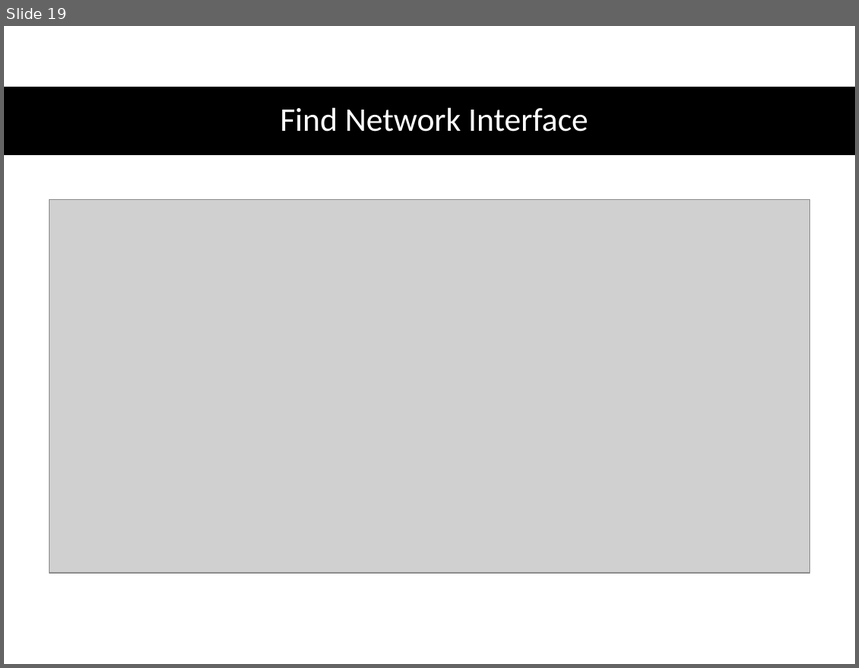
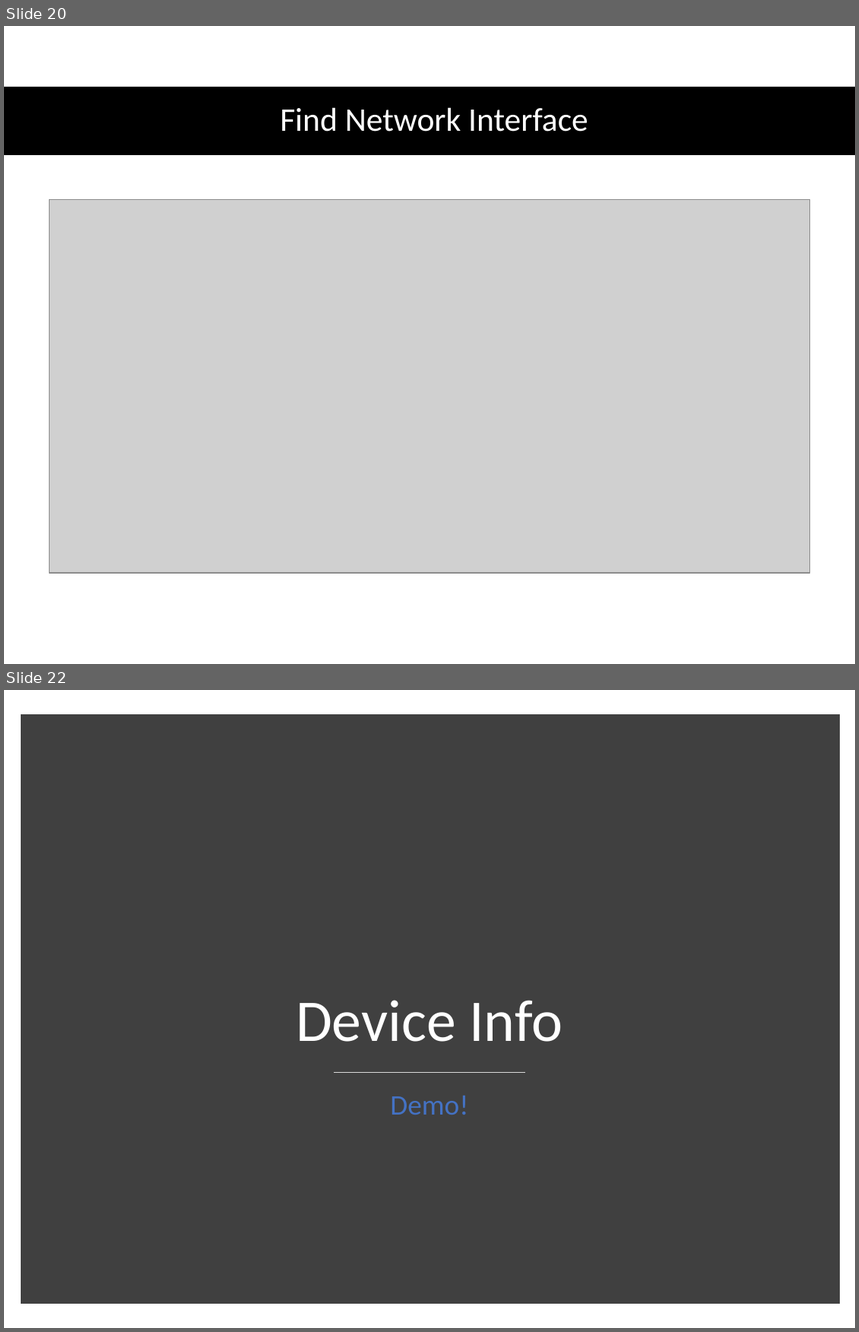
Before and after one commit to shirasael/20588, a slide deck: raw socket & libpcap & icmp.pptx. Shown one above the other, each under a label of ours: slide 19 before the commit, slides 20 and 22 after it; the slides between them are not shown. The pictures are 859x668 and 859x1332 pixels, drawn with LibreOffice and Linux fonts; fonts in the diff are those of the drawing; grey boxes stand for pictures. Boxes give left, top, right and bottom in pixels: in the first picture for what was removed or moved away, otherwise in the second. Text is boxed around its words. In the diff, an @@ line names an element or a change of style, - is before the commit and + after.

```diff
--- a/raw socket & libpcap & icmp.pptx
+++ b/raw socket & libpcap & icmp.pptx
@@ slide 22 added at <box>4,690,855,1328</box>, background #FFFFFF @@
@@ rectangle added at <box>26,720,834,1299</box>, fill #404040, outline #404040 10 pt @@
@@ title added at <box>296,1000,563,1042</box>, 50 pt, text #FFFFFF @@
+Device Info
@@ line added from (335, 1072) to (525, 1072), #D9D9D9 1 pt @@
@@ text added at <box>390,1096,468,1115</box>, 24 pt, text #4472C4 @@
+Demo!
@@ what was slide 19 is now slide 20 @@
```
Also in this commit, not shown: 2 slides changed, 16 other slides added, 4 slides removed.
